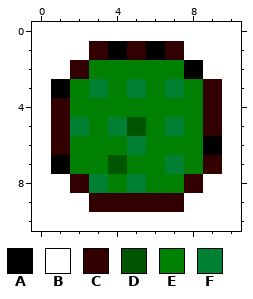
Pixel-art sprite -- assets/images/greendot.gif. The picture above is the old version.
The file is 11x11 pixels.
Palette (. is transparent): A #000000  B #ffffff  C #330000  D #005500  E #008000  F #008033
And afterwards:
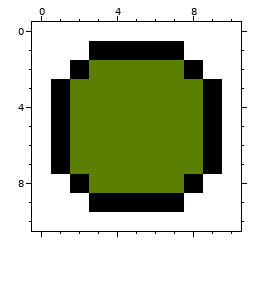
Difference:
colour E: #008000 -> #5b7f01
Changed rows in their new state; - is a pixel that keeps its letter.
first column x 1:
 1 --A-A-A--
 2 -A-------
 3 --E-E-E-A
 4 A-------A
 5 AE-EE-E-A
 6 A---E----
 7 ---E--E-A
 8 -AE-E--A-
 9 --AAAAA--
Pixel boxes of the changes (left, top, right, bottom) in both pictures:
changed: (51, 41, 222, 212)
